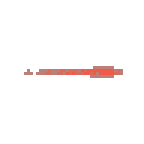
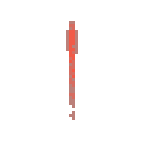
Layer changes from the first w=144, h=144 image to the second:
painted on "bg" over [24, 21, 123, 120]
